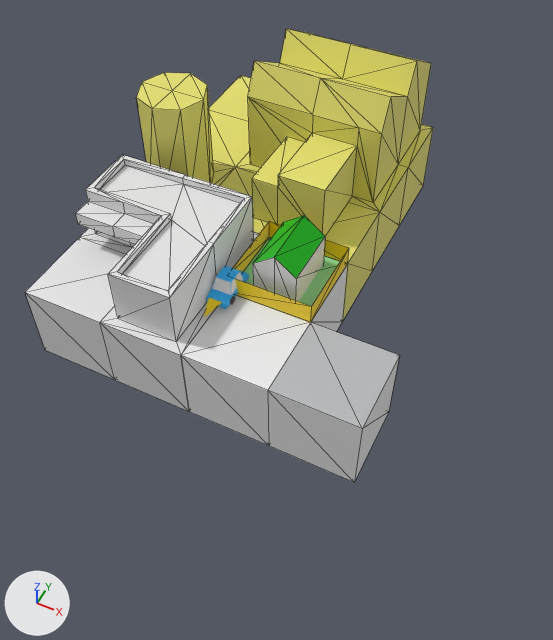
A saved change to the glTF model www/assets.glb.
Rendered twice from a camera (50 mm lens) standing at (3.1, -5.0, 6.09) and looking at (0.49, 0.22, -0.43). The lights are fixed; the arrows at lower left show +X, +Y and +Z. The first picture is the older version. Mesh edges are drawn as thin lines on the coarser meshes. Vertices at exactly the same position are counted once.

Objects in the first picture: 'blank', 'car', 'factory', 'house', 'road', 'select', 'ship'.
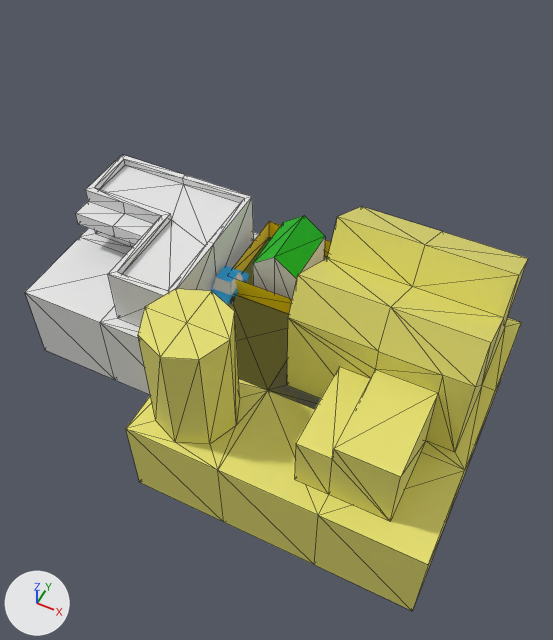
Diff of the bpy script that builds the scene:
```diff
--- a/www/assets.glb.py
+++ b/www/assets.glb.py
@@ me_cube_003 @@
 # used by ob_factory; location = (0.0, 0.0, 0.0)
-me_cube_003.from_pydata(...)  # 85 vertices, 166 faces; spans x -2.0..1.0, y 1.0..4.0, z -1.0..1.38
+me_cube_003.from_pydata(...)  # 85 vertices, 166 faces; spans x 0.0..3.0, y -2.0..1.0, z -1.0..1.38
+# me_cube_003 part 1: the whole mesh is moved by (2.0, -3.0, 0.0)
 me_cube_003.materials.append(mat_material)
```

Location of each change, (x1, y1, x2, y2) in pixels of the pictures (553 x 640 px):
'factory', moved: before (136, 29, 433, 321); after (126, 206, 528, 611)
'road', unchanged, covered by the edit: before (268, 323, 399, 482); after (270, 363, 321, 409)
'blank', unchanged, covered by the edit: before (181, 295, 311, 446)
